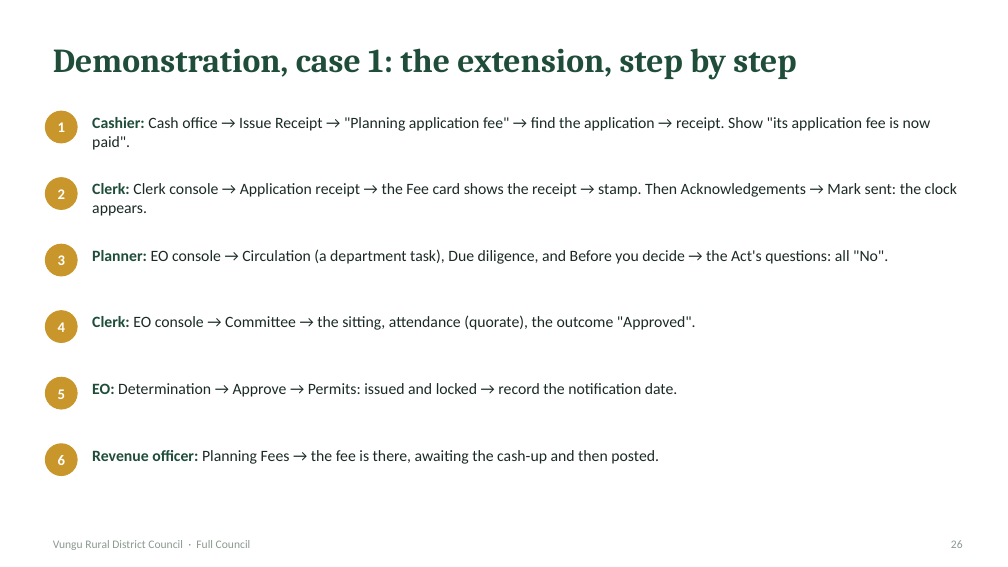
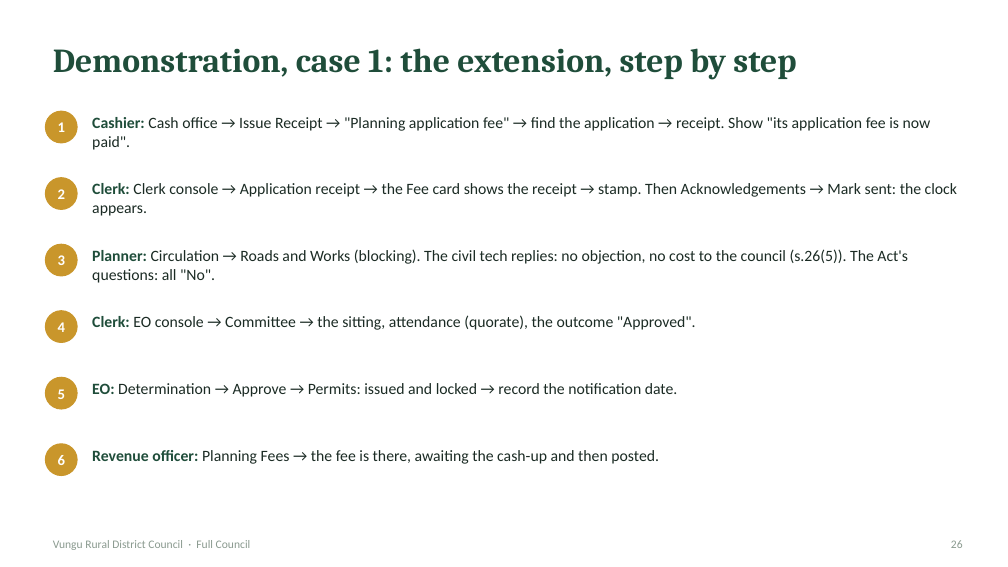
Before and after one commit to namz-lab/spartialiq, a slide deck: slide 26 of docs/presentations/Vungu Full Council - LAMIS planning showcase.pptx. Drawn at 1008x567 pixels with LibreOffice and Linux fonts; fonts in the diff are those of the drawing. Boxes give left, top, right and bottom in pixels: in the first picture for what was removed or moved away, otherwise in the second. Text is boxed around its words. In the diff, an @@ line names an element or a change of style, - is before the commit and + after.

```diff
--- a/docs/presentations/Vungu Full Council - LAMIS planning showcase.pptx
+++ b/docs/presentations/Vungu Full Council - LAMIS planning showcase.pptx
@@ text at box(92, 249, 908, 283): text changed @@
-Planner: EO console → Circulation (a department task), Due diligence, and Before you decide → the Act's questions: all "No".
+Planner: Circulation → Roads and Works (blocking). The civil tech replies: no objection, no cost to the council (s.26(5)). The Act's questions: all "No".
```
Also in this commit, not shown: 1 other slide changed, 42 other files.
